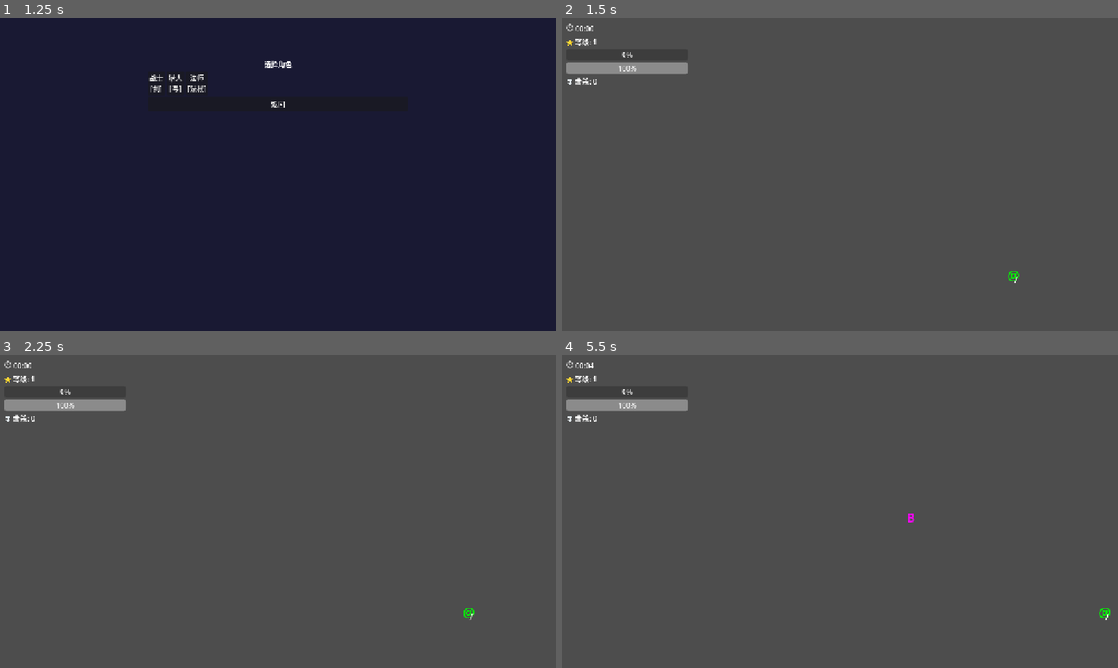
Above: before the commit, frames 1-4 (two rows, left to right).
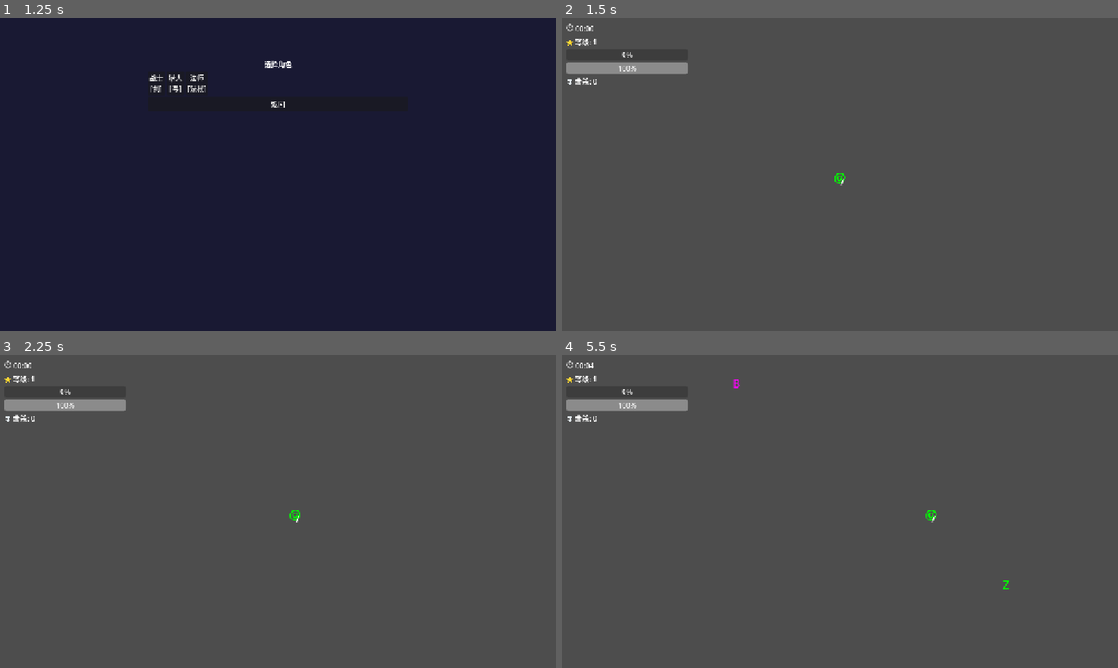
Above: after the commit, the same moments.

Repository: Coulky/milk
Game: Godot game, scene res://scenes/ui/main_menu.tscn
The game is run twice, just before and just after one commit, with the same random seed, the same clock (stepped at 60 frames per second) and the same inputs.
Inputs:
- Up to frame 1 (1.25 s): click "开始游戏" at 0.5 s
- Up to frame 2 (1.5 s): click "战士 [剑]" at 1.25 s
- Up to frame 3 (2.25 s): tap Enter (ui_accept) at 2 s; hold D (move_right) from 2.03 s (still down)
- Up to frame 4 (5.5 s): tap Enter (ui_accept) at 2.27, 3.02, 4.25, 4.52, 5.27 s; release D (move_right) at 2.78 s; hold S (move_down) 2.78-3.53 s; hold D (move_right) 3.53-4.28 s; hold W (move_up) 4.28-5.03 s; hold A (move_left) from 5.03 s (still down)

Frame 1 is identical in both runs. In frame 2, less than 0.1% of the frame differs, in the area x 49-83%, y 49-85%; in frame 3, less than 0.1%; in frame 4, 0.2%, in the area x 30-99%, y 7-85%.

Commit message:
添加猎人模型，替换 icon

Diff:
--- a/configs/characters.json
+++ b/configs/characters.json
@@ -1,49 +1,51 @@
 {
   "characters": [
-    {
-      "id": "warrior",
-      "name": "战士",
-      "description": "基础角色，平衡型战士",
-      "symbol": "@",
-      "symbol_color": "#00ff00",
-      "model_path": "",
-      "max_health": 100,
-      "speed": 200,
-      "attack": 10,
-      "defense": 5,
-      "starting_weapons": ["sword"],
-      "unlock_condition": null
-    },
-    {
-      "id": "hunter",
-      "name": "猎人",
-      "description": "远程攻击的猎人",
-      "symbol": "H",
-      "symbol_color": "#ffff00",
-      "model_path": "",
-      "max_health": 80,
-      "speed": 220,
-      "attack": 15,
-      "defense": 3,
-      "starting_weapons": ["bow"],
-      "unlock_condition": null
-    },
-    {
-      "id": "mage",
-      "name": "法师",
-      "description": "高攻击低防御的法师",
-      "symbol": "M",
-      "symbol_color": "#0088ff",
-      "model_path": "",
-      "max_health": 60,
-      "speed": 180,
-      "attack": 20,
-      "defense": 2,
-      "starting_weapons": ["magic_orb"],
-      "unlock_condition": {
-        "type": "kill_enemies",
-        "value": 1000
-      }
-    }
+	{
+	  "id": "warrior",
+	  "name": "战士",
+	  "description": "基础角色，平衡型战士",
+	  "symbol": "@",
+	  "symbol_color": "#00ff00",
+	  "model_path": "",
+	  "max_health": 100,
+	  "speed": 200,
+	  "attack": 10,
+	  "defense": 5,
+	  "starting_weapons": ["sword"],
+	  "unlock_condition": null
+	},
+	{
+	  "id": "hunter",
+	  "name": "猎人",
+	  "description": "远程攻击的猎人",
+	  "symbol": "H",
+	  "symbol_color": "#ffff00",
+	  "model_path": "res://assets/images/hunter.png",
+	  "model_width": 64,
+	  "model_height": 64,
+	  "max_health": 80,
+	  "speed": 220,
+	  "attack": 15,
+	  "defense": 3,
+	  "starting_weapons": ["bow"],
+	  "unlock_condition": null
+	},
+	{
+	  "id": "mage",
+	  "name": "法师",
+	  "description": "高攻击低防御的法师",
+	  "symbol": "M",
+	  "symbol_color": "#0088ff",
+	  "model_path": "",
+	  "max_health": 60,
+	  "speed": 180,
+	  "attack": 20,
+	  "defense": 2,
+	  "starting_weapons": ["magic_orb"],
+	  "unlock_condition": {
+		"type": "kill_enemies",
+		"value": 1000
+	  }
+	}
   ]
 }
--- a/configs/game_settings.json
+++ b/configs/game_settings.json
@@ -10,8 +10,8 @@
   },
   "level_up_choices": 3,
   "map_size": {
-    "width": 4000,
-    "height": 4000
+    "width": 2000,
+    "height": 2000
   },
   "waves": [
     {
--- a/icon.svg
+++ /dev/null
@@ -1,4 +0,0 @@
-<svg width="128" height="128" xmlns="http://www.w3.org/2000/svg">
-  <rect width="128" height="128" fill="#4a4a4a"/>
-  <circle cx="64" cy="64" r="48" fill="#7a7a7a"/>
-</svg>
--- a/project.godot
+++ b/project.godot
@@ -18,7 +18,7 @@
 config/description="A Vampire Survivors-like game"
 run/main_scene="res://scenes/ui/main_menu.tscn"
 config/features=PackedStringArray("4.6", "Forward Plus")
-config/icon="res://icon.svg"
+config/icon="res://icon.png"
 
 [autoload]
 
--- a/scripts/entities/player/player.gd
+++ b/scripts/entities/player/player.gd
@@ -48,15 +48,61 @@
 	base_attack = character_config.get("attack", 10)
 	defense = character_config.get("defense", 5)
 
+	var model_path = character_config.get("model_path", "")
+	var model_width = character_config.get("model_width", 0)
+	var model_height = character_config.get("model_height", 0)
 	var symbol = character_config.get("symbol", "@")
 	var color = Color(character_config.get("symbol_color", "#00ff00"))
 
-	if sprite:
-		sprite.text = symbol
-		sprite.add_theme_color_override("font_color", color)
-		sprite.add_theme_font_size_override("font_size", 32)
-		sprite.horizontal_alignment = HORIZONTAL_ALIGNMENT_CENTER
-		sprite.vertical_alignment = VERTICAL_ALIGNMENT_CENTER
+	var sprite_2d: Sprite2D = null
+
+	if model_path and model_path != "":
+		# 如果有模型路径，创建 Sprite2D 节点
+		if has_node("Sprite2D"):
+			sprite_2d = $Sprite2D
+		else:
+			sprite_2d = Sprite2D.new()
+			sprite_2d.name = "Sprite2D"
+			add_child(sprite_2d)
+
+		# 加载图片
+		var texture = load(model_path)
+		if texture:
+			sprite_2d.texture = texture
+			# 应用尺寸设置
+			if model_width > 0 and model_height > 0:
+				# 计算缩放比例
+				var original_size = texture.get_size()
+				var scale_x = model_width / original_size.x
+				var scale_y = model_height / original_size.y
+				sprite_2d.scale = Vector2(scale_x, scale_y)
+			# 隐藏原有的 Label 节点
+			if sprite:
+				sprite.hide()
+		else:
+			# 如果图片加载失败，显示符号
+			if sprite:
+				sprite.text = symbol
+				sprite.add_theme_color_override("font_color", color)
+				sprite.add_theme_font_size_override("font_size", 32)
+				sprite.horizontal_alignment = HORIZONTAL_ALIGNMENT_CENTER
+				sprite.vertical_alignment = VERTICAL_ALIGNMENT_CENTER
+				sprite.show()
+			# 隐藏 Sprite2D 节点
+			if sprite_2d:
+				sprite_2d.hide()
+	else:
+		# 如果没有模型路径，显示符号
+		if sprite:
+			sprite.text = symbol
+			sprite.add_theme_color_override("font_color", color)
+			sprite.add_theme_font_size_override("font_size", 32)
+			sprite.horizontal_alignment = HORIZONTAL_ALIGNMENT_CENTER
+			sprite.vertical_alignment = VERTICAL_ALIGNMENT_CENTER
+			sprite.show()
+		# 隐藏可能存在的 Sprite2D 节点
+		if has_node("Sprite2D"):
+			$Sprite2D.hide()
 
 func add_starting_weapons():
 	var starting_weapons = character_config.get("starting_weapons", [])
--- a/scripts/main.gd
+++ b/scripts/main.gd
@@ -97,13 +97,19 @@
 func start_game():
 	GameManager.start_game()
 
-	# 计算视口中心位置
-	var viewport_size = get_viewport().size
-	var center_position = viewport_size / 2
+	# 计算地图中心位置（2000x2000的正方形）
+	var map_center = Vector2(1000, 1000)
 
 	player = player_scene.instantiate()
-	player.global_position = center_position
+	player.global_position = map_center
 	add_child(player)
+
+	# 锁定相机视角在地图中央
+	if has_node("Camera2D"):
+		var camera = $Camera2D
+		camera.position = map_center
+		# 设为当前相机
+		camera.make_current()
 
 	game_ui.visible = true
 
Binary file added: assets/images/hunter.png
Not shown, added: assets/images/hunter.png.import
Binary file added: icon.png
Not shown, changed: icon.png.import
